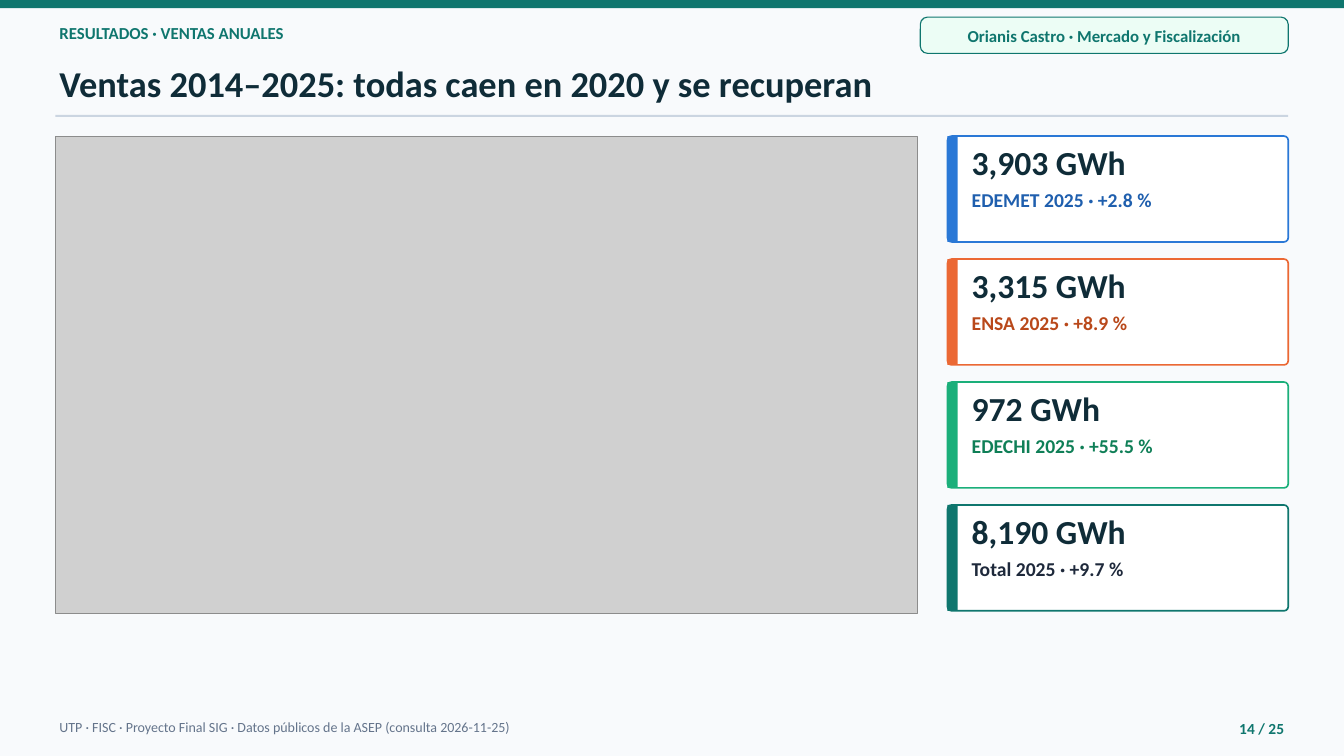
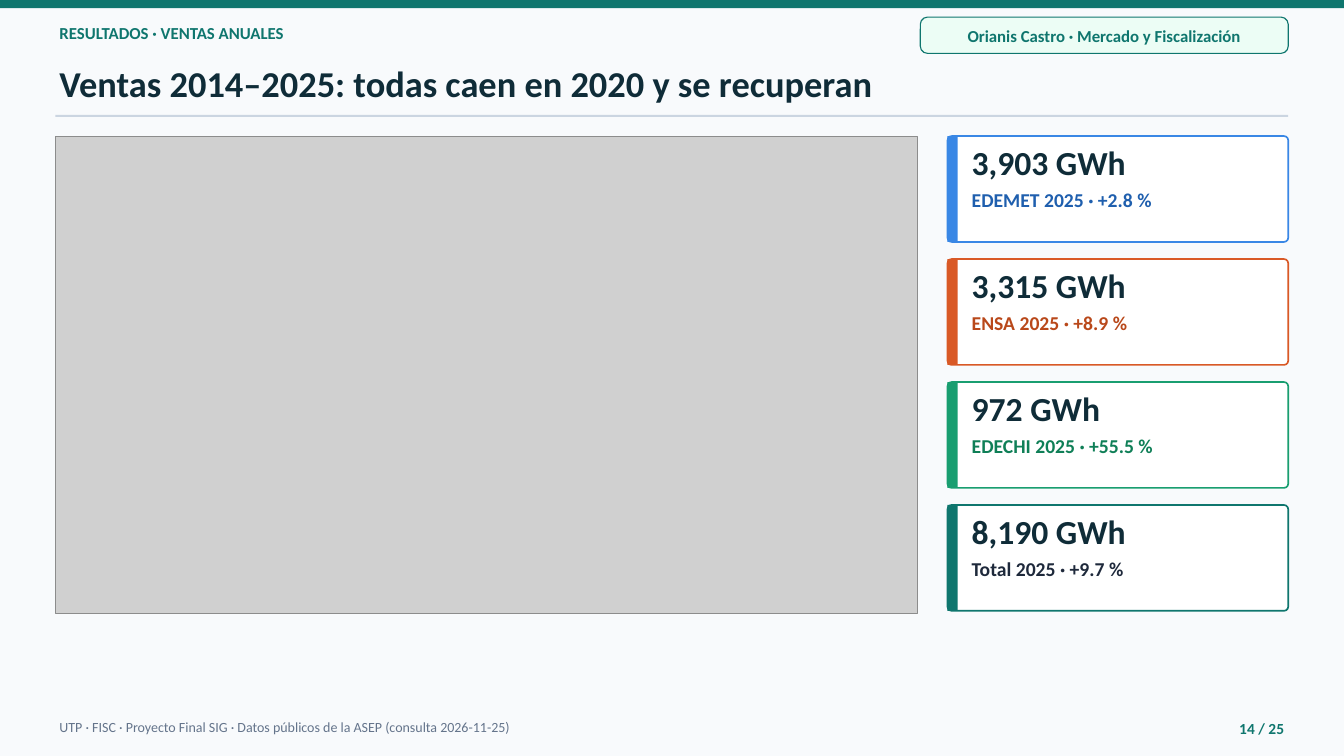
Before and after one commit to Samycaballero/sig-distribuidoras-asep, a slide deck: slide 14 of presentacion/Presentacion_SIG_Distribuidoras_ASEP.pptx. Drawn at 1344x756 pixels with LibreOffice and Linux fonts; fonts in the diff are those of the drawing; grey boxes stand for pictures. Boxes give left, top, right and bottom in pixels: in the first picture for what was removed or moved away, otherwise in the second. Text is boxed around its words. In the diff, an @@ line names an element or a change of style, - is before the commit and + after.

```diff
--- a/presentacion/Presentacion_SIG_Distribuidoras_ASEP.pptx
+++ b/presentacion/Presentacion_SIG_Distribuidoras_ASEP.pptx
@@ rounded rectangle at <box>948,136,1289,242</box>: outline #2A78D6 1.2 pt to #3987E5 1.2 pt @@
@@ rectangle at <box>948,136,958,242</box>: fill #2A78D6 to #3987E5 @@
@@ rounded rectangle at <box>948,259,1289,365</box>: outline #EB6834 1.2 pt to #D95926 1.2 pt @@
@@ rectangle at <box>948,259,958,365</box>: fill #EB6834 to #D95926 @@
@@ rounded rectangle at <box>948,382,1289,488</box>: outline #1BAF7A 1.2 pt to #199E70 1.2 pt @@
@@ rectangle at <box>948,382,958,488</box>: fill #1BAF7A to #199E70 @@
```
Also in this commit, not shown: 7 other slides changed, 7 other files.
